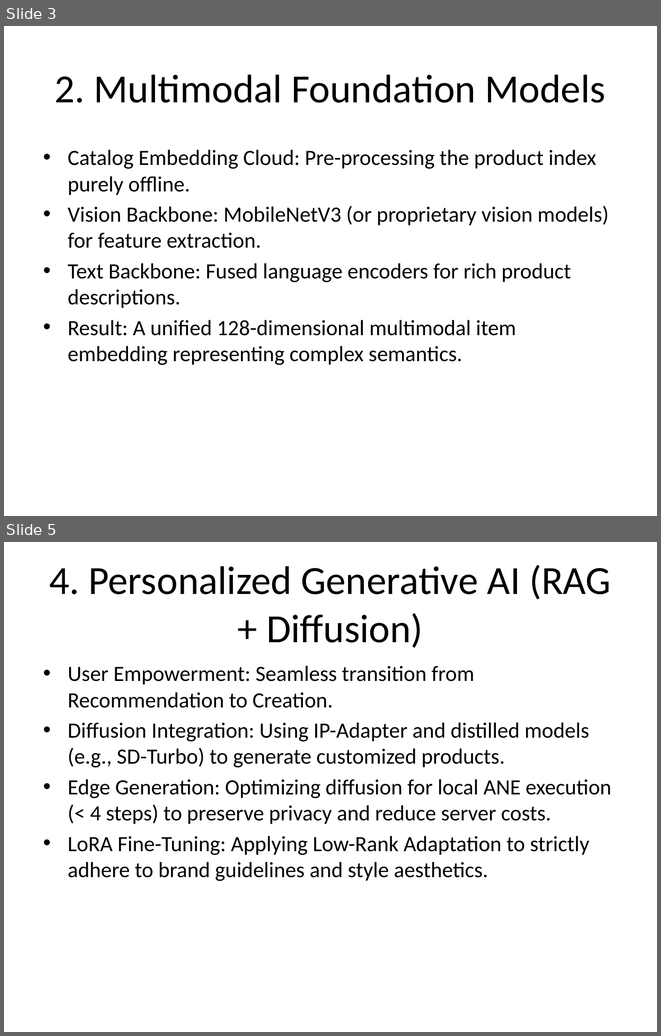
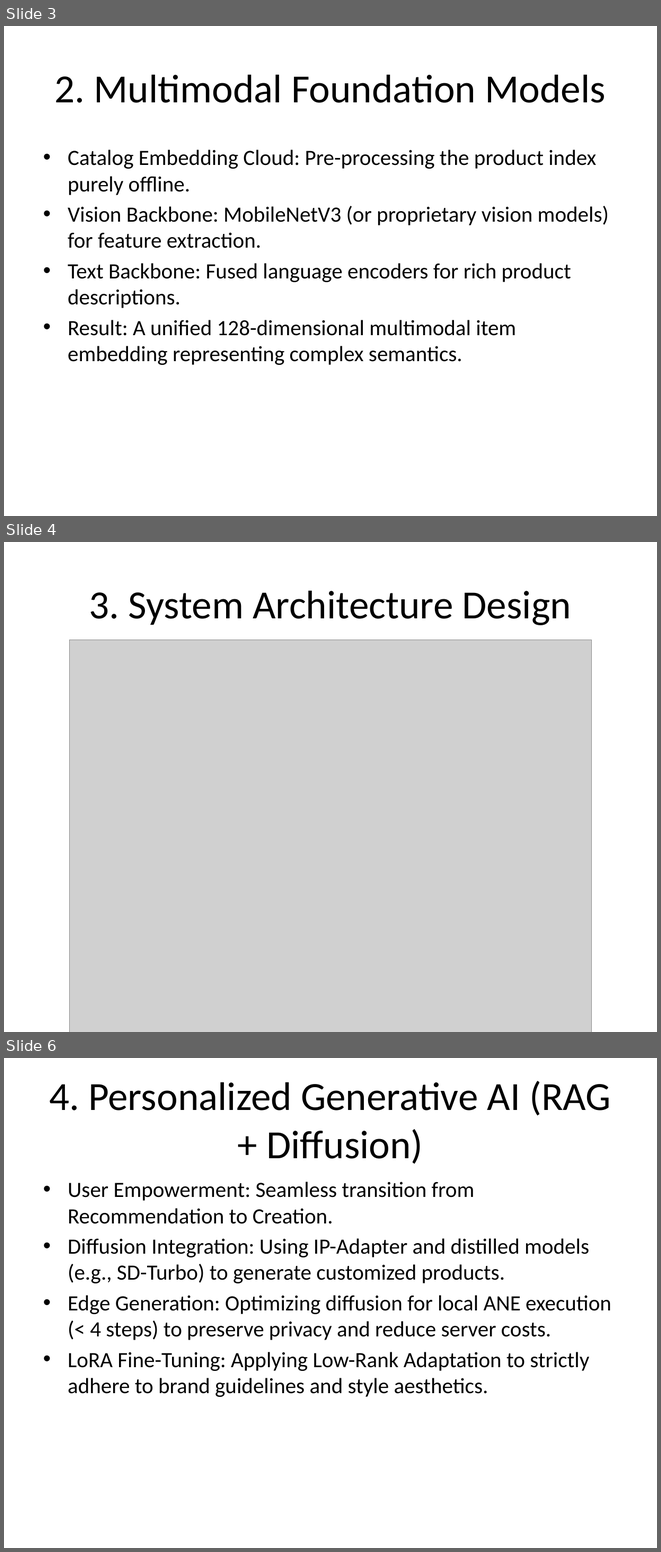
Before and after one commit to sadjadasghari/ProductRecommendation, a slide deck: apple_siml_interview_presentation.pptx. Shown one above the other, each under a label of ours: slides 3 and 5 before the commit, slides 3, 4 and 6 after it; the slides between them are not shown. The pictures are 661x1036 and 661x1552 pixels, drawn with LibreOffice and Linux fonts; fonts in the diff are those of the drawing; grey boxes stand for pictures. Boxes give left, top, right and bottom in pixels: in the first picture for what was removed or moved away, otherwise in the second. Text is boxed around its words. In the diff, an @@ line names an element or a change of style, - is before the commit and + after.

Commit message:
added architecture diagram and slides

```diff
--- a/apple_siml_interview_presentation.pptx
+++ b/apple_siml_interview_presentation.pptx
@@ slide 4 added at [4,542,657,1032], background #FFFFFF @@
@@ title added at [89,590,571,625], 44 pt, text #000000 @@
+3. System Architecture Design
@@ picture added at [69,640,592,1032] @@
@@ what was slide 5 is now slide 6 @@
```
Also in this commit, not shown: 1 slide changed, 7 other files.
